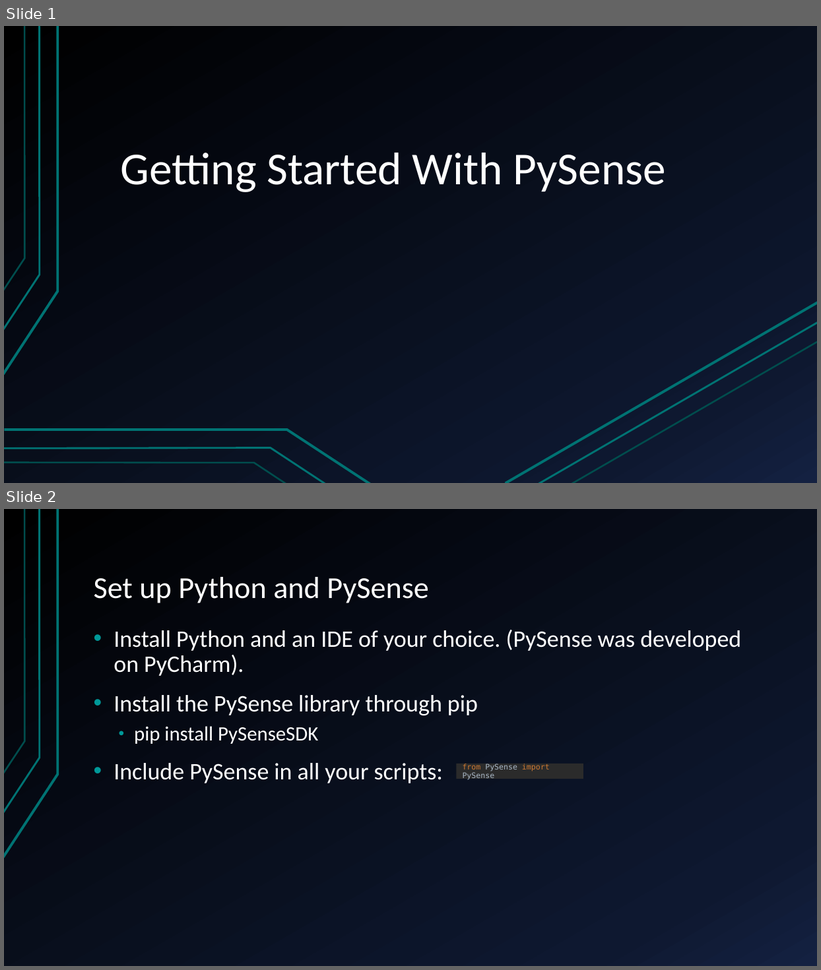
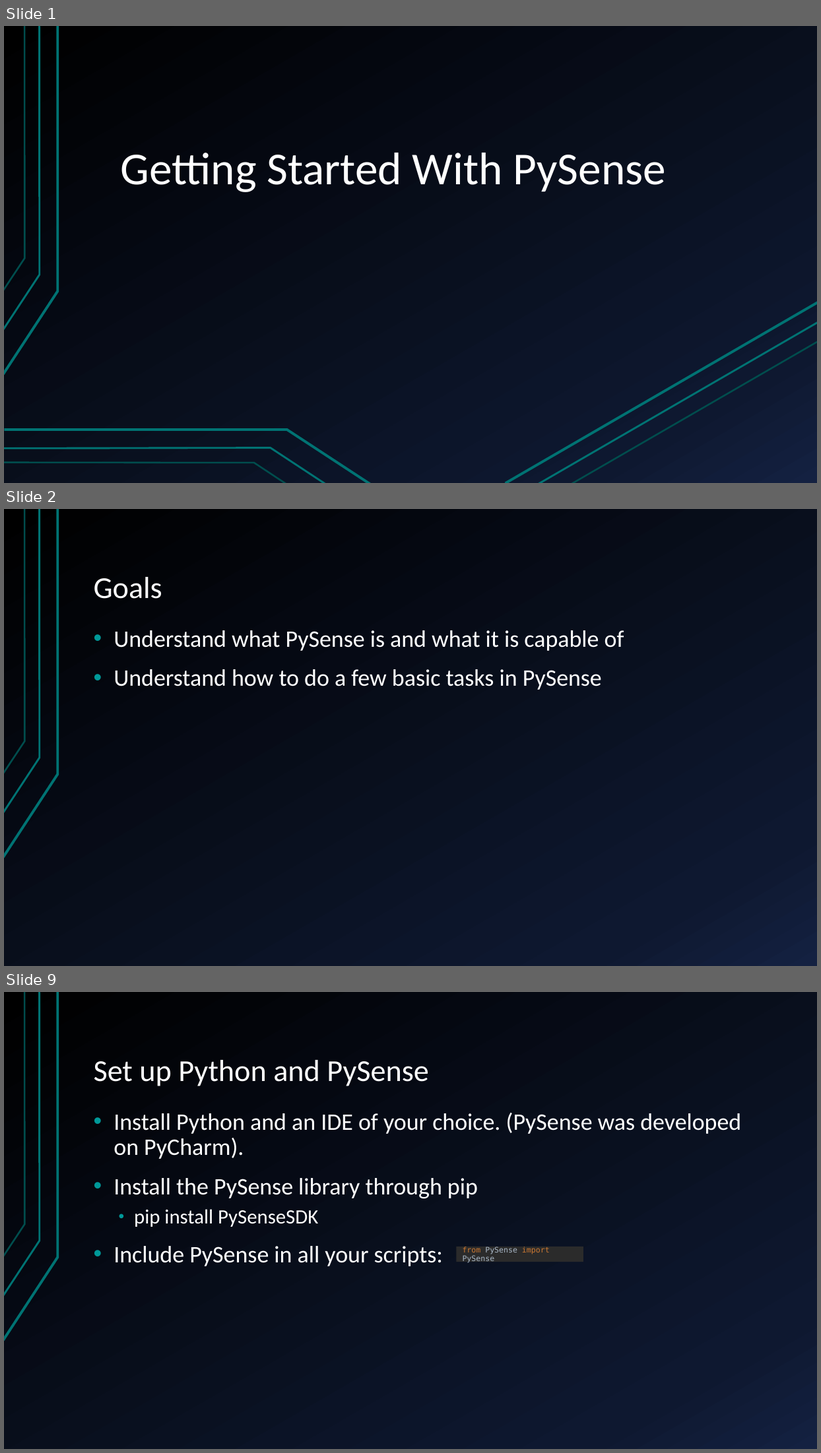
Before and after one commit to nathangiusti/PySense, a slide deck: PySenseTutorial.pptx. Shown one above the other, each under a label of ours: slides 1 and 2 before the commit, slides 1, 2 and 9 after it; the slides between them are not shown. The pictures are 821x970 and 821x1453 pixels, drawn with LibreOffice and Linux fonts; fonts in the diff are those of the drawing. Boxes give left, top, right and bottom in pixels: in the first picture for what was removed or moved away, otherwise in the second. Text is boxed around its words. In the diff, an @@ line names an element or a change of style, - is before the commit and + after.

```diff
--- a/PySenseTutorial.pptx
+++ b/PySenseTutorial.pptx
@@ slide 2 added at [4, 509, 817, 966], background gradient #000000 to #0F1931 to #142242; not listed: 3 template elements that a slide beside it also shows @@
@@ title added at [94, 577, 162, 599], 36 pt, text #FFFFFF @@
+Goals
@@ text added at [114, 630, 624, 690], 28 pt, text #FFFFFF @@
+• Understand what PySense is and what it is capable of
+• Understand how to do a few basic tasks in PySense
@@ what was slide 2 is now slide 9 @@
```
Also in this commit, not shown: 1 slide changed, 6 other slides added.
